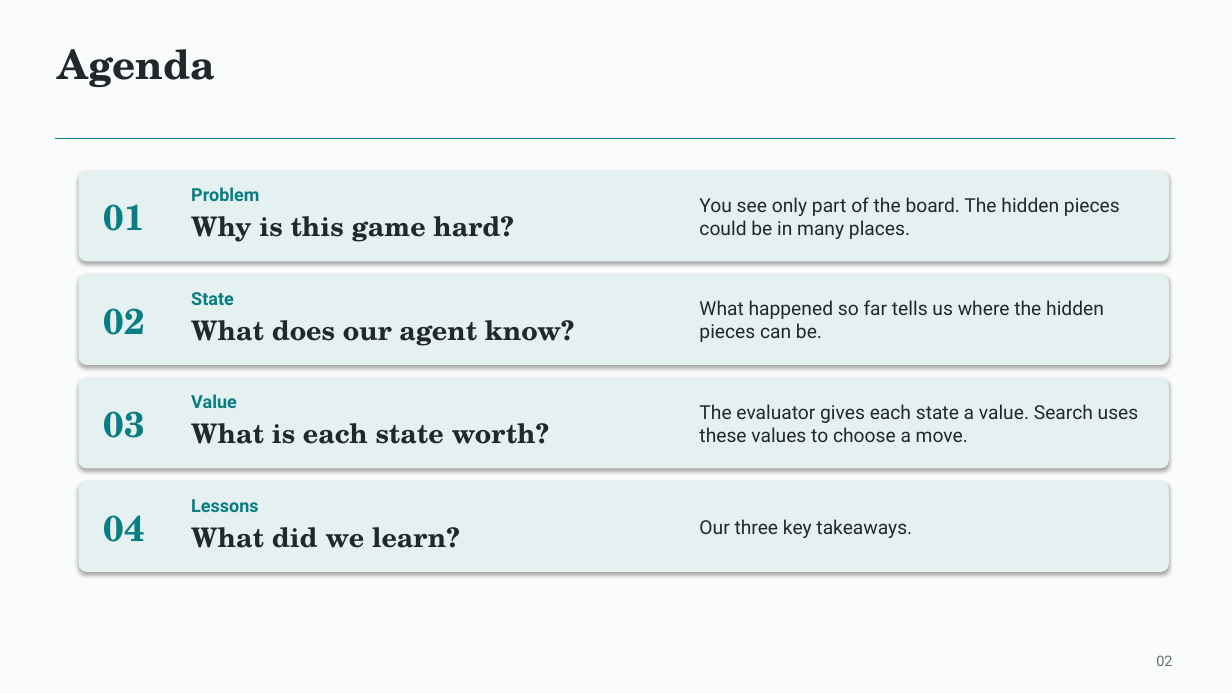
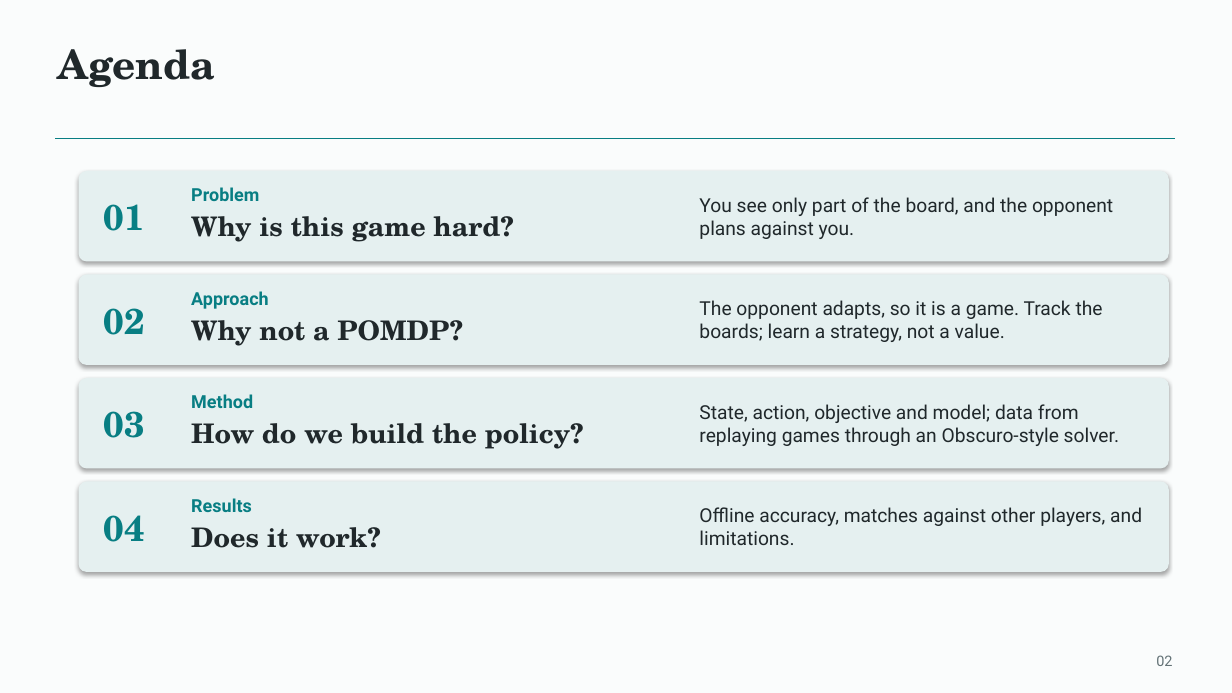
Before and after one commit to Mr-Teal/CS5446_project, a slide deck: slide 2 of docs/presentation/Fog of War Chess - final deck.pptx. Drawn at 1232x693 pixels with LibreOffice and Linux fonts; fonts in the diff are those of the drawing. Boxes give left, top, right and bottom in pixels: in the first picture for what was removed or moved away, otherwise in the second. Text is boxed around its words. In the diff, an @@ line names an element or a change of style, - is before the commit and + after.

```diff
--- a/docs/presentation/Fog of War Chess - final deck.pptx
+++ b/docs/presentation/Fog of War Chess - final deck.pptx
@@ text at [699,197,1113,239]: text changed @@
-You see only part of the board. The hidden pieces could be in many places.
+You see only part of the board, and the opponent plans against you.
@@ text at [191,291,268,309]: text changed @@
-State
+Approach
@@ text at [191,320,463,346]: text changed @@
-What does our agent know?
+Why not a POMDP?
@@ text at [699,300,1103,342]: text changed @@
-What happened so far tells us where the hidden pieces can be.
+The opponent adapts, so it is a game. Track the boards; learn a strategy, not a value.
@@ text at [191,394,253,408]: text changed @@
-Value
+Method
@@ text at [699,404,1119,446]: text changed @@
-The evaluator gives each state a value. Search uses these values to choose a move.
+State, action, objective and model; data from replaying games through an Obscuro-style solver.
@@ text at [191,423,584,449]: text changed @@
-What is each state worth?
+How do we build the policy?
@@ text at [191,498,252,512]: text changed @@
-Lessons
+Results
@@ text at [699,507,1142,545]: text changed @@
-Our three key takeaways.
+Offline accuracy, matches against other players, and limitations.
@@ text at [191,527,381,548]: text changed @@
-What did we learn?
+Does it work?
```
Also in this commit, not shown: 1 other slide changed, 20 slides added, 59 slides removed, 1 other file.
